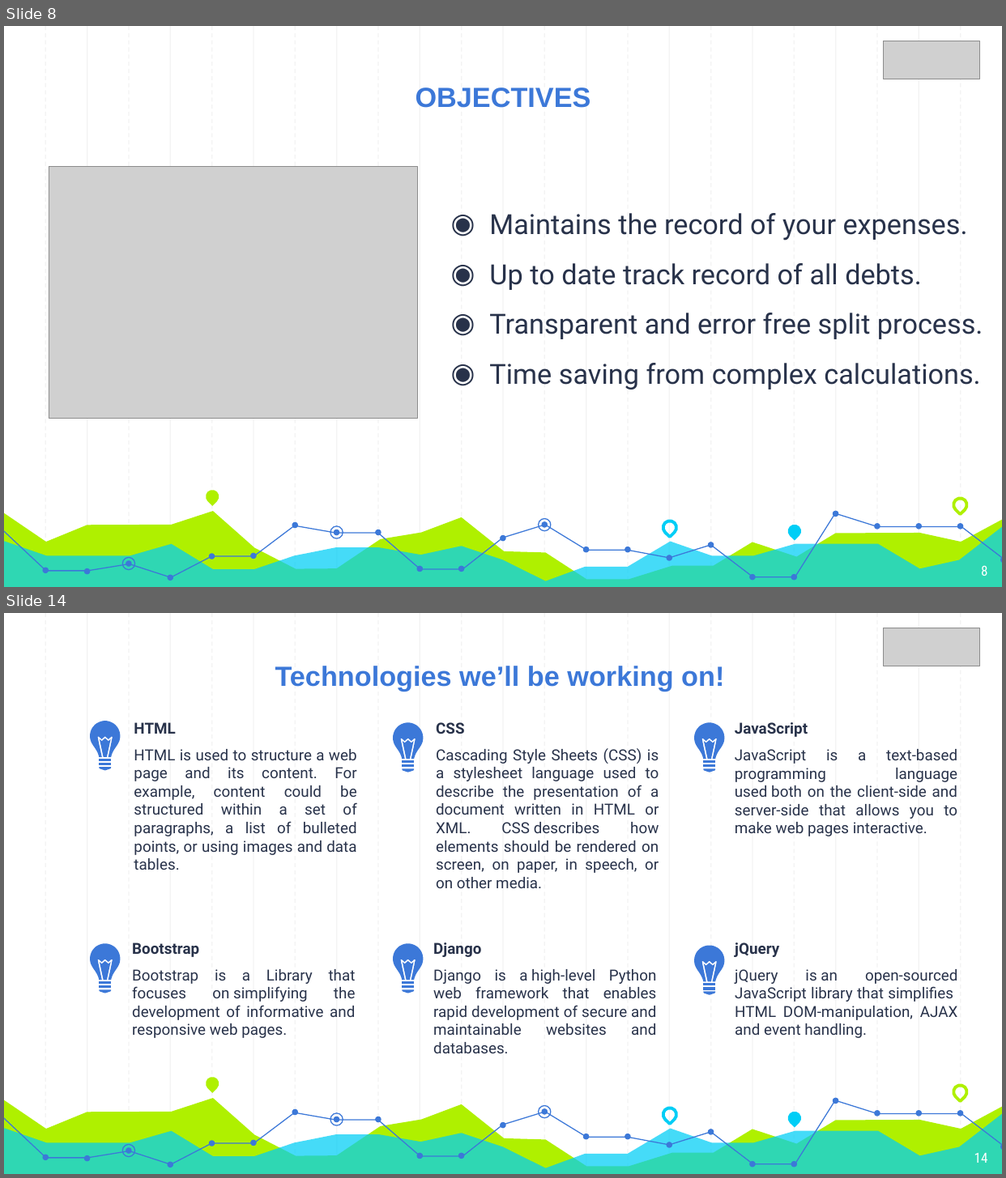
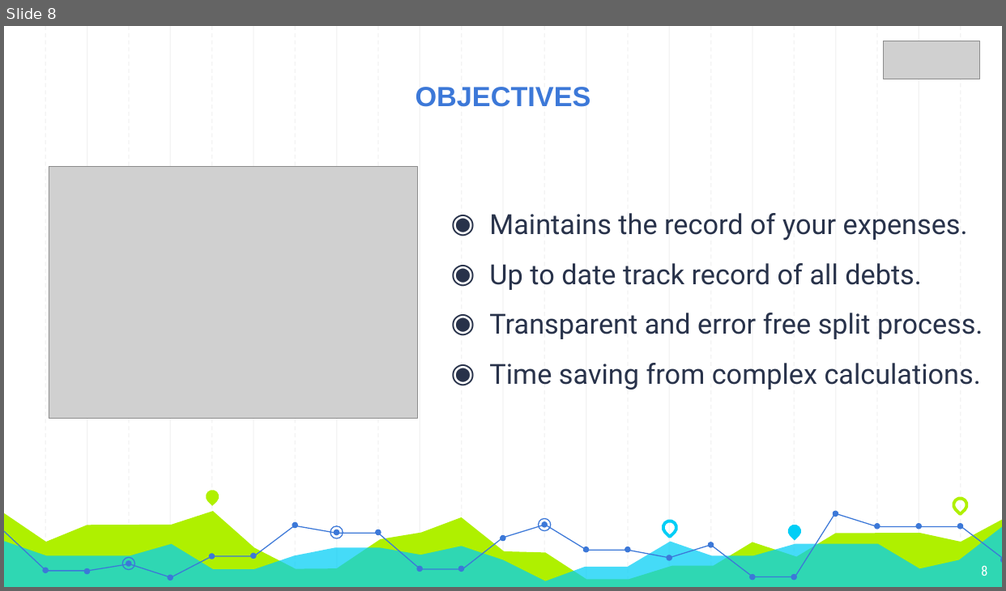
Before and after one commit to Parth971/ET, a slide deck: fianl ppt.pptx. Shown one above the other, each under a label of ours: slides 8 and 14 before the commit, slide 8 after it; the slides between them are not shown. The pictures are 1006x1178 and 1006x591 pixels, drawn with LibreOffice and Linux fonts; fonts in the diff are those of the drawing; grey boxes stand for pictures. Boxes give left, top, right and bottom in pixels: in the first picture for what was removed or moved away, otherwise in the second. Text is boxed around its words. In the diff, an @@ line names an element or a change of style, - is before the commit and + after.

```diff
--- a/fianl ppt.pptx
+++ b/fianl ppt.pptx
@@ slide 14 removed at (4, 613, 1002, 1174), background #FFFFFF; not listed: 59 template elements that a slide beside it also shows @@
@@ picture removed at (883, 628, 980, 666) @@
@@ text removed at (275, 666, 724, 692) @@
-Technologies we’ll be working on!
@@ group removed at (90, 721, 120, 769): 5 freeform shapes @@
@@ text removed at (134, 722, 357, 870) @@
-HTML
-HTML is used to structure a web page and its content. For example, content could be structured within a set of paragraphs, a list of bulleted points, or using images and data tables.
@@ group removed at (393, 723, 423, 772): 5 freeform shapes @@
@@ text removed at (436, 722, 659, 888) @@
-CSS
-Cascading Style Sheets (CSS) is a stylesheet language used to describe the presentation of a document written in HTML or XML. CSS describes how elements should be rendered on screen, on paper, in speech, or on other media.
@@ group removed at (695, 723, 725, 772): 5 freeform shapes @@
@@ text removed at (735, 722, 957, 837) @@
-JavaScript
-JavaScript is a text-based programming language used both on the client-side and server-side that allows you to make web pages interactive.
@@ group removed at (90, 943, 120, 993): 5 freeform shapes @@
@@ text removed at (132, 943, 356, 1038) @@
-Bootstrap
-Bootstrap is a Library that focuses on simplifying the development of informative and responsive web pages.
@@ group removed at (393, 943, 423, 993): 5 freeform shapes @@
@@ text removed at (433, 943, 657, 1054) @@
-Django
-Django is a high-level Python web framework that enables rapid development of secure and maintainable websites and databases.
@@ group removed at (695, 945, 725, 995): 5 freeform shapes @@
@@ text removed at (735, 943, 958, 1038) @@
-jQuery
-jQuery is an open-sourced JavaScript library that simplifies HTML DOM-manipulation, AJAX and event handling.
@@ page number removed at (974, 1153, 988, 1163) @@
-14
@@ slide 8 changed as well @@
@@ freeform shape at (4, 526, 462, 578): outline redrawn @@
```
Also in this commit, not shown: 14 other slides changed, 2 slides added, 17 other slides removed, 1 other file.
